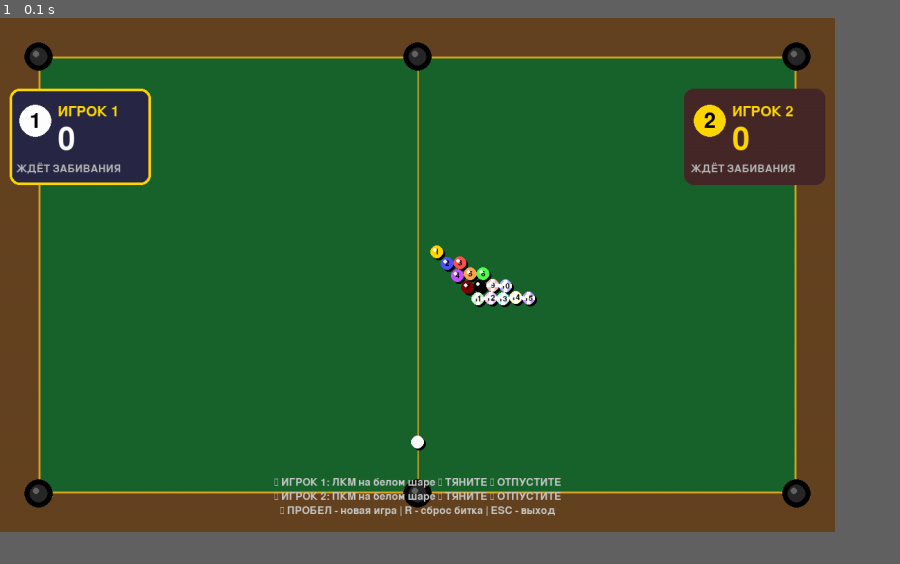
Above: before the commit, frame 1.
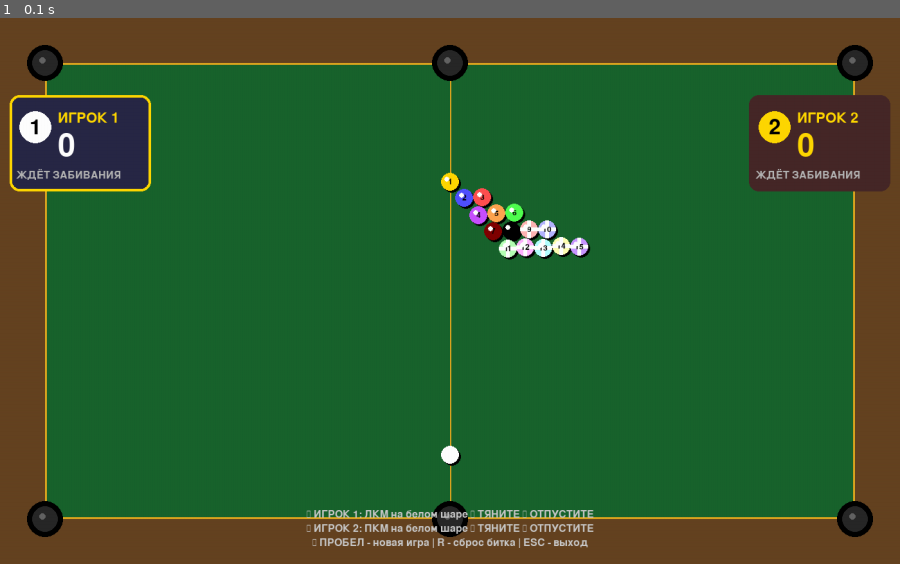
Above: after the commit, the same moment.

Repository: 174rulit/billiard-pygame
Game: pygame game, started from main.py
Two runs of this game, one before a commit and one after it. Both use one fixed random seed, a clock stepped at 60 frames per second and the inputs below.
Inputs:
- Up to frame 1 (0.1 s): no input
The window is 835x514 before the commit and 900x546 after it. Grey fills any space a smaller window leaves; there, only what the larger window draws over its background counts as a difference.

The runs differ from the first frame. In frame 1, 19% of the frame differs, in the area x 1-99%, y 4-98%.

Commit message:
Update config.py

Diff:
--- a/config.py
+++ b/config.py
@@ -6,17 +6,13 @@
 import os
 
 # Размеры окна
-SCREEN_WIDTH = 1300
-SCREEN_HEIGHT = 800
-TABLE_MARGIN = 60
+SCREEN_WIDTH = 1400
+SCREEN_HEIGHT = 850
+TABLE_MARGIN = 70
 
 # Размеры стола
 TABLE_WIDTH = SCREEN_WIDTH - TABLE_MARGIN * 2
 TABLE_HEIGHT = SCREEN_HEIGHT - TABLE_MARGIN * 2
-
-# Панели для информации об игроках (вне стола)
-PLAYER_PANEL_HEIGHT = 100
-PLAYER_PANEL_Y = 20
 
 # Цвета (RGB)
 COLORS = {
@@ -26,7 +22,7 @@
     'CLOTH': (25, 100, 45),
     'POCKET': (0, 0, 0),
     'POCKET_INNER': (40, 40, 40),
-    'LINE': (218, 165, 32),  # Золотой
+    'LINE': (218, 165, 32),
     'WHITE': (255, 255, 255),
     'YELLOW': (255, 215, 0),
     'RED': (255, 80, 80),
@@ -50,23 +46,23 @@
 }
 
 # Физические параметры
-BALL_RADIUS = 10
+BALL_RADIUS = 14          # УВЕЛИЧЕНО с 10 до 14
 FRICTION = 0.985
 WALL_BOUNCE_DAMP = 0.95
-MAX_POWER = 22
+MAX_POWER = 25
 POWER_BAR_WIDTH = 250
 POWER_BAR_HEIGHT = 25
 
 # Лузы (координаты) - УВЕЛИЧЕННЫЙ РАДИУС
 POCKETS = [
-    (TABLE_MARGIN, TABLE_MARGIN),  # левый верх
-    (SCREEN_WIDTH - TABLE_MARGIN, TABLE_MARGIN),  # правый верх
-    (TABLE_MARGIN, SCREEN_HEIGHT - TABLE_MARGIN),  # левый низ
-    (SCREEN_WIDTH - TABLE_MARGIN, SCREEN_HEIGHT - TABLE_MARGIN),  # правый низ
-    (SCREEN_WIDTH // 2, TABLE_MARGIN),  # центр верх
-    (SCREEN_WIDTH // 2, SCREEN_HEIGHT - TABLE_MARGIN),  # центр низ
+    (TABLE_MARGIN, TABLE_MARGIN),
+    (SCREEN_WIDTH - TABLE_MARGIN, TABLE_MARGIN),
+    (TABLE_MARGIN, SCREEN_HEIGHT - TABLE_MARGIN),
+    (SCREEN_WIDTH - TABLE_MARGIN, SCREEN_HEIGHT - TABLE_MARGIN),
+    (SCREEN_WIDTH // 2, TABLE_MARGIN),
+    (SCREEN_WIDTH // 2, SCREEN_HEIGHT - TABLE_MARGIN),
 ]
-POCKET_RADIUS = 22  # УВЕЛИЧЕНО с 16 до 22
+POCKET_RADIUS = 28        # УВЕЛИЧЕНО с 22 до 28
 
 # Игровые параметры
 WIN_SCORE = 7
@@ -91,15 +87,19 @@
     (200, 150, 255),    # 15
 ]
 
-# Координаты для треугольной расстановки
-TRIANGLE_CENTER_X = SCREEN_WIDTH // 2 + 30
-TRIANGLE_CENTER_Y = SCREEN_HEIGHT // 2
+# РАВНОСТОРОННИЙ ТРЕУГОЛЬНИК
+# Расстояние между центрами шаров (диаметр + небольшой зазор)
+BALL_DISTANCE = BALL_RADIUS * 2 + 2
 
-# Позиция битка (белый шар)
+# Центр треугольника (для цветных шаров) - на ВЕРХНЕЙ половине стола
+TRIANGLE_CENTER_X = SCREEN_WIDTH // 2
+TRIANGLE_CENTER_Y = TABLE_MARGIN + TABLE_HEIGHT // 3
+
+# Позиция битка (белый шар) - в НИЖНЕЙ половине стола по центру
 CUE_BALL_X = SCREEN_WIDTH // 2
-CUE_BALL_Y = SCREEN_HEIGHT - TABLE_MARGIN - 80
+CUE_BALL_Y = SCREEN_HEIGHT - TABLE_MARGIN - 100
 
-# Пути к звуковым файлам (создайте папку sounds)
+# Пути к звуковым файлам
 SOUNDS_DIR = "sounds"
 MUSIC_FILE = os.path.join(SOUNDS_DIR, "background_music.mp3")
 POCKET_SOUND_FILE = os.path.join(SOUNDS_DIR, "pocket.mp3")
